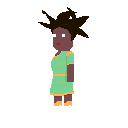
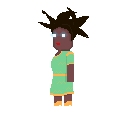
Layer changes from the first 128×128 image to the second:
added layer "Layer 2" above "Layer 1" over [50, 27, 73, 55]
